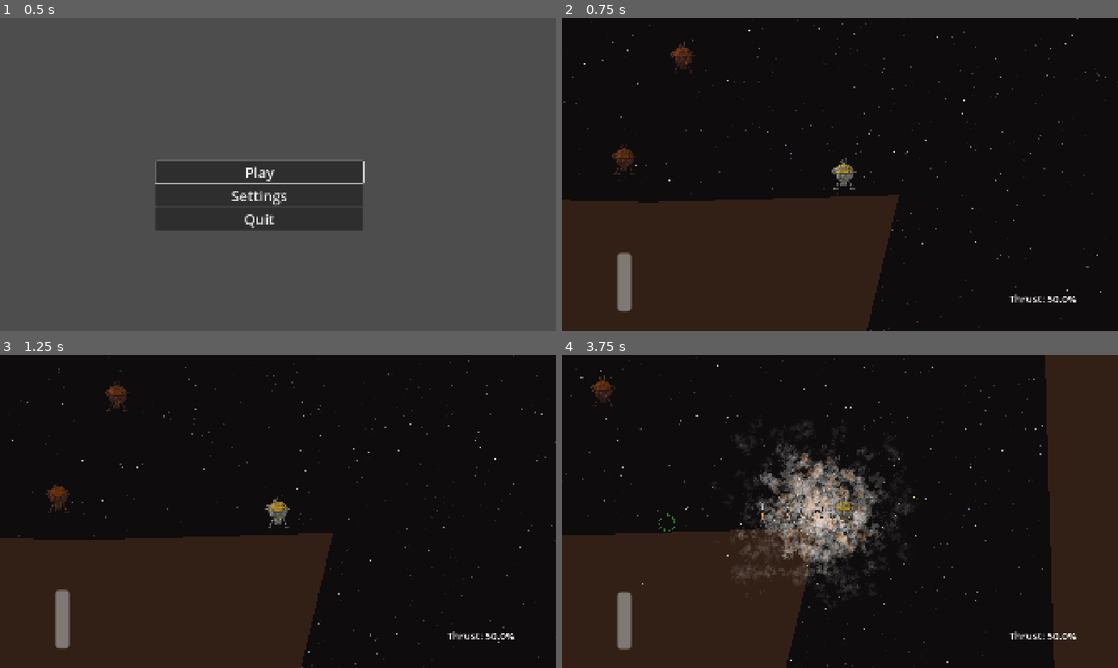
Above: before the commit, frames 1-4 (two rows, left to right).
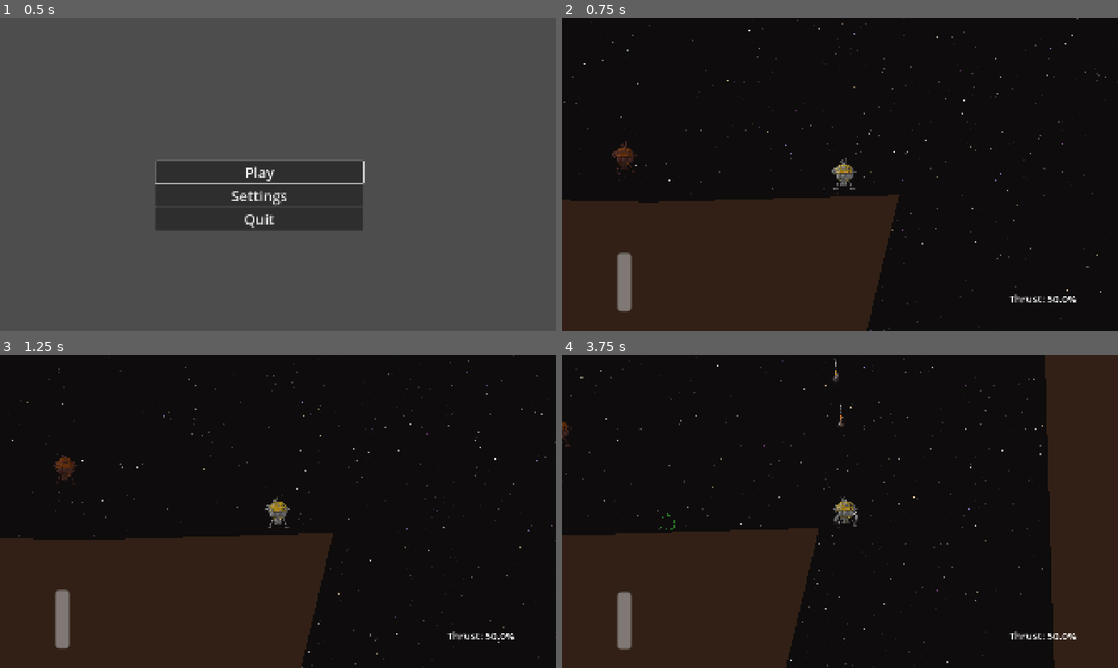
Above: after the commit, the same moments.

Repository: konradius-gitus/konrads-godot-projects
Game: Godot game, scene res://scenes/main_menu.tscn
The game is run twice, just before and just after one commit, with the same random seed, the same clock (stepped at 60 frames per second) and the same inputs.
Inputs (mouse positions are in pixels of both pictures, inside the frame that each line leads up to):
- Up to frame 1 (0.5 s): no input
- Up to frame 2 (0.75 s): click "Play" at 0.5 s
- Up to frame 3 (1.25 s): no input
- Up to frame 4 (3.75 s): move the mouse to (962, 495) at 1.27 s; press the mouse at (962, 495) at 1.28 s; hold D (move_right) 1.28-2.03 s; move the mouse to (728, 527) at 2.02 s; release the mouse at (728, 527) at 2.03 s; hold S (move_down) 2.03-2.78 s; right-click (728, 527) at 2.1 s; click (728, 527) at 2.3 s; move the mouse to (895, 442) at 2.77 s; press the mouse at (895, 442) at 2.78 s; hold D (move_right) 2.78-3.53 s; move the mouse to (812, 574) at 3.52 s; release the mouse at (812, 574) at 3.53 s; hold W (move_up) from 3.53 s (still down); tap Shift (shift) at 3.6 s

Frame 1 is identical in both runs. In frame 2, 0.3% of the frame differs, in the area x 9-24%, y 7-50%; in frame 3, 0.6%; in frame 4, 6.2%, in the area x 0-66%, y 1-81%.

Commit message:
fixed rocket bug and got enemies moving

Diff:
--- a/game_idk/scenes/explosion.tscn
+++ b/game_idk/scenes/explosion.tscn
@@ -95,9 +95,15 @@
 
 [node name="CollisionShape2D" type="CollisionShape2D" parent="Area2D" unique_id=1870794062]
 shape = SubResource("CircleShape2D_3oo6d")
+debug_color = Color(0.9004316, 0.31094489, 3.85046e-07, 0.41960785)
 
 [node name="Timer" type="Timer" parent="." unique_id=1130426646]
-wait_time = 3.98
+wait_time = 4.0
+autostart = true
+
+[node name="Collisiopn_Timer" type="Timer" parent="." unique_id=2069562989]
+wait_time = 0.327
 
 [connection signal="body_entered" from="Area2D" to="." method="_on_area_2d_body_entered"]
 [connection signal="timeout" from="Timer" to="." method="_on_timer_timeout"]
+[connection signal="timeout" from="Collisiopn_Timer" to="." method="_on_collisiopn_timer_timeout"]
--- /dev/null
+++ b/game_idk/scenes/game.tscn
@@ -0,0 +1,9 @@
+[gd_scene format=3 uid="uid://638dmk8cl5uk"]
+
+[ext_resource type="Script" uid="uid://bbkp47uxxcwic" path="res://scripts/game.gd" id="1_yqjtg"]
+[ext_resource type="PackedScene" uid="uid://c5jadmuwimami" path="res://scenes/world.tscn" id="2_lnu2h"]
+
+[node name="game" type="Node" unique_id=1195758232]
+script = ExtResource("1_yqjtg")
+
+[node name="World" parent="." unique_id=1723786056 instance=ExtResource("2_lnu2h")]
--- a/game_idk/scenes/rocket.tscn
+++ b/game_idk/scenes/rocket.tscn
@@ -96,13 +96,16 @@
 
 [node name="CollisionShape2D" type="CollisionShape2D" parent="player_check" unique_id=115782894]
 shape = SubResource("CircleShape2D_agf72")
+debug_color = Color(0.31972316, 0.5753962, 0.69584125, 0.5803922)
 
 [node name="target_check" type="Area2D" parent="." unique_id=1547446007]
+modulate = Color(1, 0.94, 0.94, 1)
 collision_layer = 0
 collision_mask = 8
 
 [node name="CollisionShape2D" type="CollisionShape2D" parent="target_check" unique_id=1387743495]
 shape = SubResource("CircleShape2D_m1h3n")
+debug_color = Color(0.20511553, 0.63143736, 0.32217935, 0.41960785)
 
 [node name="thrust_particle" type="GPUParticles2D" parent="." unique_id=443675305]
 texture_filter = 1
--- a/game_idk/scenes/test_npc.tscn
+++ b/game_idk/scenes/test_npc.tscn
@@ -83,6 +83,8 @@
 contact_monitor = true
 max_contacts_reported = 10
 script = ExtResource("1_klext")
+thrust_max = null
+thrust_min = null
 
 [node name="Sprite2D" type="Sprite2D" parent="." unique_id=799995008]
 self_modulate = Color(0.61, 0.35674834, 0.3233, 1)
--- a/game_idk/scenes/world.tscn
+++ b/game_idk/scenes/world.tscn
@@ -191,21 +191,8 @@
 
 [node name="test_npc" parent="." unique_id=1461010646 instance=ExtResource("10_w7kh3")]
 position = Vector2(1889, -2430)
-
-[node name="test_npc2" parent="." unique_id=304717852 instance=ExtResource("10_w7kh3")]
-position = Vector2(2092, -2779)
-
-[node name="test_npc3" parent="." unique_id=1580470461 instance=ExtResource("10_w7kh3")]
-position = Vector2(1390, -3310)
-
-[node name="test_npc4" parent="." unique_id=116420348 instance=ExtResource("10_w7kh3")]
-position = Vector2(-1447, -2987)
-
-[node name="test_npc5" parent="." unique_id=674136634 instance=ExtResource("10_w7kh3")]
-position = Vector2(-824, -3432)
-
-[node name="test_npc6" parent="." unique_id=1155207592 instance=ExtResource("10_w7kh3")]
-position = Vector2(-616, -2779)
+thrust_max = 600
+thrust_min = 1
 
 [node name="rocket_aim" type="Marker2D" parent="." unique_id=1668576455]
 
--- a/game_idk/scripts/NPCs/npc_ship.gd
+++ b/game_idk/scripts/NPCs/npc_ship.gd
@@ -4,15 +4,27 @@
 
 var explosion = preload("res://scenes/explosion.tscn")
 
+#  Shield variables
 var hp = 100
 var shield_charge = 1
 var shield_strength = 100
 var shield_force
 
+# Weapon variables
 var weapon_cooldown = 1
 var weapon
 var weapon_damage = 30
+var goal = Vector2.ZERO
 
+# Movement variables
+var accuracy_threshhold = 20
+var direction
+@export var thrust_max = 600
+@export var thrust_min = 1
+var thrust
+var max_velocity = 5000
+var break_distance: float = 0.0
+var speed = 0.0
 
 var state = 0
 
@@ -33,8 +45,8 @@
 
 
 # Called every frame. 'delta' is the elapsed time since the previous frame.
-func _process(delta: float) -> void:
-
+func _physics_process(delta: float) -> void:
+	speed = linear_velocity.length()
 
 
 	match state:
@@ -93,3 +105,24 @@
 	instance.global_position = global_position
 	get_parent().add_child(instance)
 	queue_free()
+
+
+
+func move():
+	break_distance = speed / 2 * thrust_max
+	direction = (goal - global_position).normalized()
+
+	if (goal - global_position).length() <= accuracy_threshhold:
+		if speed >= 4:
+			thrust = -direction * (thrust_max * 1/speed)
+		else:
+
+			return
+	else:
+		thrust = (direction * thrust_max)-(0.8 * linear_velocity)
+		apply_central_force(thrust)
+
+
+
+func slow_down():
+	pass
--- a/game_idk/scripts/NPCs/test_npc.gd
+++ b/game_idk/scripts/NPCs/test_npc.gd
@@ -3,7 +3,7 @@
 
 # Called when the node enters the scene tree for the first time.
 func _ready() -> void:
-	pass # Replace with function body.
+	goal = global_position +Vector2(50,-200)
 
 
 # Called every frame. 'delta' is the elapsed time since the previous frame.
@@ -11,7 +11,11 @@
 	pass
 
 func alert():
-	pass
+	#check here for player hp, gear, lvl or such differences and decide if aggro, neutral oder appraoch for interaction
+	state = STATE.ENGAGING
+
+func engaging():
+	move()
 
 
 func _on_aggro_range_body_entered(body: Node2D) -> void:
--- a/game_idk/scripts/effects/explosion.gd
+++ b/game_idk/scripts/effects/explosion.gd
@@ -15,9 +15,15 @@
 
 
 func _on_timer_timeout() -> void:
+
 	queue_free()
 
 
 func _on_area_2d_body_entered(body: Node2D) -> void:
 	if body.is_in_group("damagable"):
 		body.take_damage(40)
+
+
+func _on_collisiopn_timer_timeout() -> void:
+	$Area2D.monitorable = false
+	$Area2D.monitoring = false
--- a/game_idk/scripts/game.gd
+++ b/game_idk/scripts/game.gd
@@ -6,7 +6,9 @@
 
 enum STATE{
 	MAIN_MENU,
-
+	CUTSCENE,
+	IN_RUN,
+	LOADING,
 }
 
 # Called when the node enters the scene tree for the first time.
--- a/game_idk/scripts/rocket.gd
+++ b/game_idk/scripts/rocket.gd
@@ -28,6 +28,7 @@
 	state= STATE.EJECT
 	$life_timer.start()
 	#apply_central_impulse(500)
+	apply_central_impulse(Vector2.UP.rotated(rotation)*1000)
 
 
 func _physics_process(delta: float) -> void:
@@ -71,7 +72,7 @@
 	var goal = get_node("/root/World/rocket_aim").global_position
 	var direction = (goal - global_position).normalized()
 	var goal_vector: Vector2 = (direction*linear_velocity.length())-direction
-	rotate_ship(rad_to_deg(goal_vector.angle()))
+	rotate_rocket(rad_to_deg(goal_vector.angle()))
 
 func idle():
 	if Input.is_action_just_pressed("aim_lock"):
@@ -101,25 +102,23 @@
 		explode()
 
 func explode():
-	rocket_explosion.emit(global_position)
+	#rocket_explosion.emit(global_position)
 	var instance
 	instance = explosion.instantiate()
 	instance.global_position= global_position
 	get_parent().add_child(instance)
-	call_deferred("queue_free()")
+	queue_free()
 
 func _on_life_timer_timeout() -> void:
 	explode()
 
 
 
-func rotate_ship(goal_angle: float):
+func rotate_rocket(goal_angle: float):
 	var goal_vector = Vector2.from_angle(goal_angle)
 	if abs(rad_to_deg(get_angle_to(goal_vector))) < 1:
 		if  angular_velocity < 1:
 			return
-
-
 
 
 func break_rapidly():
@@ -161,4 +160,5 @@
 	far_enough = true
 
 func _on_target_check_body_entered(body: Node2D) -> void:
-	state = STATE.PRIMED
+	#state = STATE.PRIMED
+	pass
--- a/game_idk/scripts/world.gd
+++ b/game_idk/scripts/world.gd
@@ -39,3 +39,6 @@
 
 func _on_aim_timer_timeout() -> void:
 	$rocket_aim.hide()
+
+func get_player_position():
+	return player.global_position
